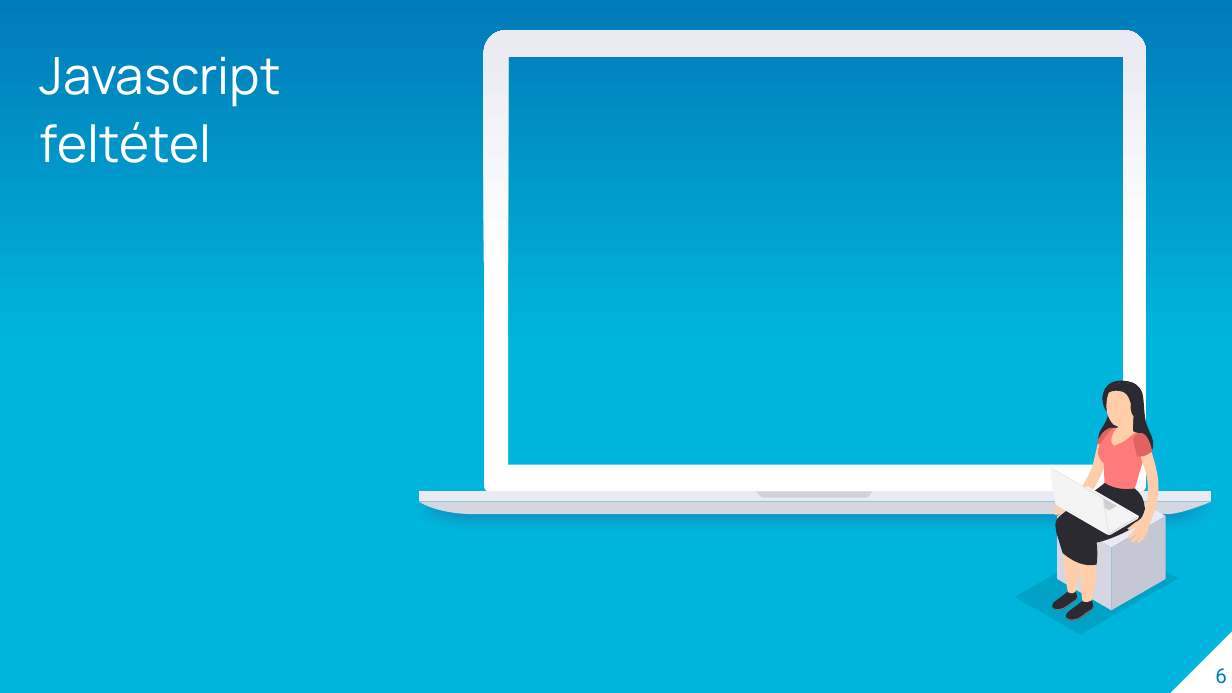
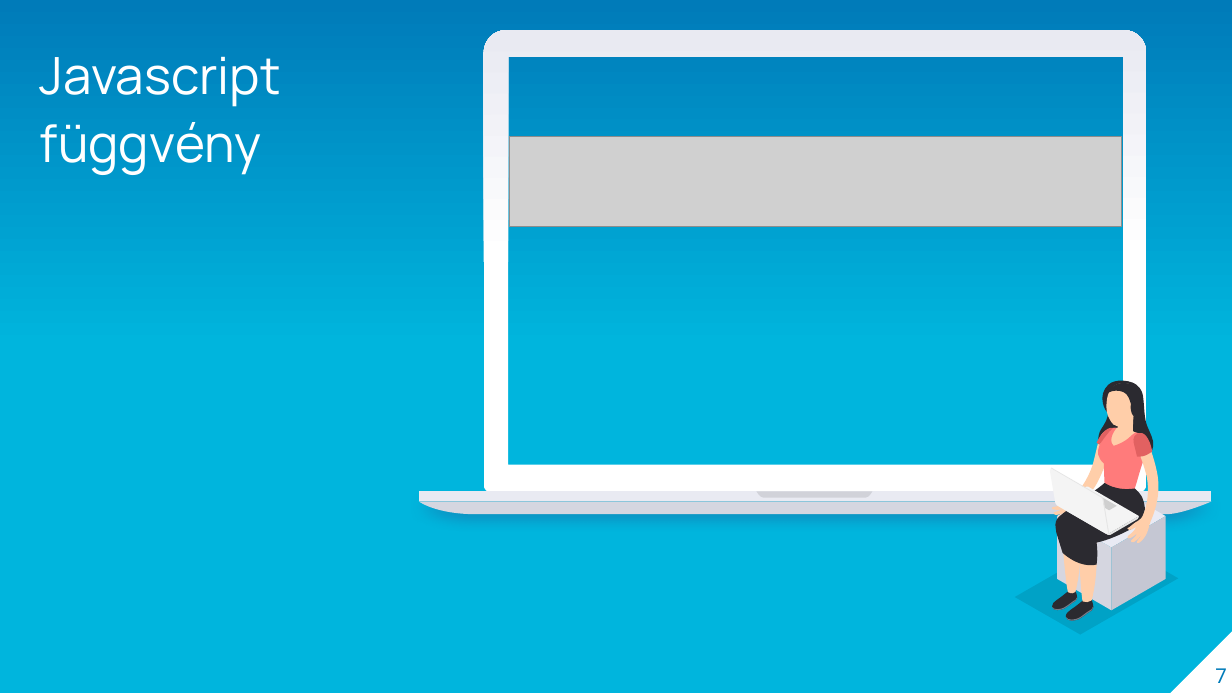
Before and after one commit to laszlofeher/javascriptalapok, a slide deck: slide 7 of 3Alkalom/Js3.pptx (slide 6 before the commit). Drawn at 1232x693 pixels with LibreOffice and Linux fonts; fonts in the diff are those of the drawing; grey boxes stand for pictures. Boxes give left, top, right and bottom in pixels: in the first picture for what was removed or moved away, otherwise in the second. Text is boxed around its words. In the diff, an @@ line names an element or a change of style, - is before the commit and + after.

```diff
--- a/3Alkalom/Js3.pptx
+++ b/3Alkalom/Js3.pptx
@@ text at (40, 56, 281, 175): text changed @@
-Javascript feltétel
+Javascript függvény
@@ picture added at (510, 137, 1121, 227) @@
@@ page number at (1215, 668, 1227, 683): text changed @@
-6
+7
```
Also in this commit, not shown: 11 other slides changed, 7 slides added, 19 slides removed, 26 other files.
